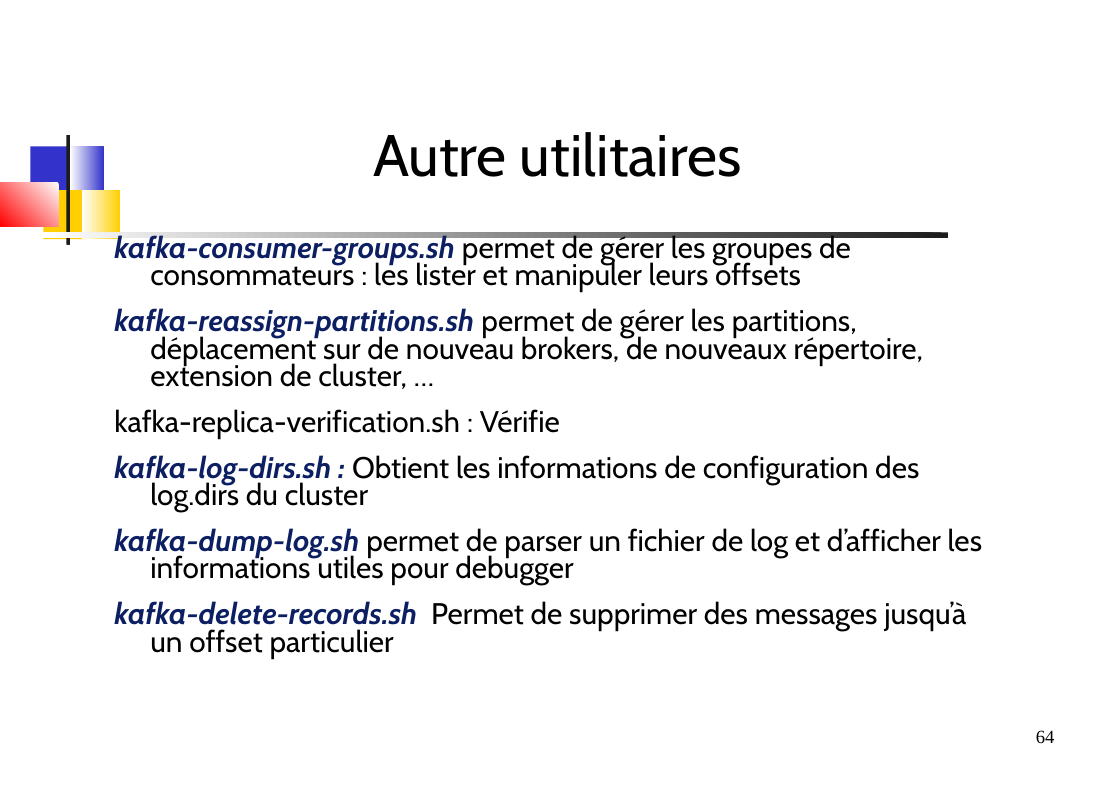
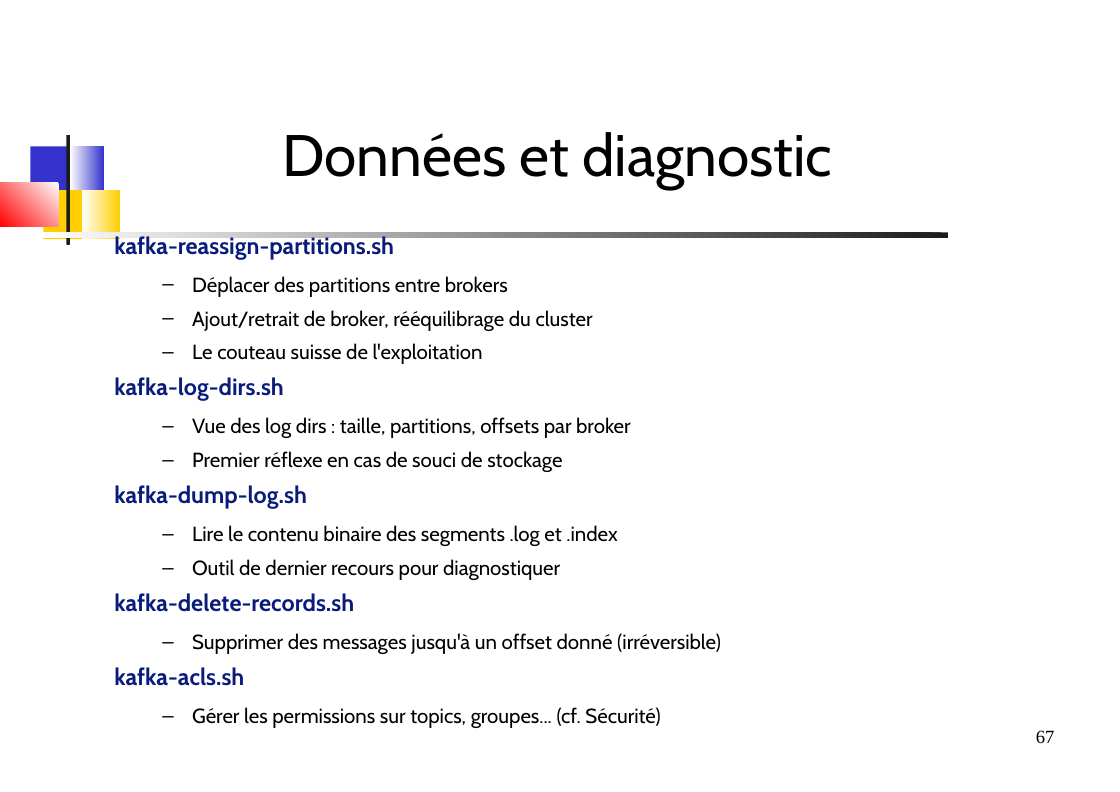
Before and after one commit to dthibau/kafka, a slide deck: slide 67 of KafkaAdmin.odp (slide 64 before the commit). Drawn at 1120x792 pixels with LibreOffice and Linux fonts; fonts in the diff are those of the drawing. Boxes give left, top, right and bottom in pixels: in the first picture for what was removed or moved away, otherwise in the second. Text is boxed around its words. In the diff, an @@ line names an element or a change of style, - is before the commit and + after.

Commit message:
oAuth + Exploit

```diff
--- a/KafkaAdmin.odp
+++ b/KafkaAdmin.odp
@@ title at (x1=282, y1=132, x2=832, y2=189): text changed @@
-Autre utilitaires
+Données et diagnostic
@@ text at (x1=114, y1=233, x2=721, y2=686): text changed; size 22.4 to 15.4 pt @@
-kafka-consumer-groups.sh permet de gérer les groupes de consommateurs : les lister et manipuler leurs offsets
-kafka-reassign-partitions.sh permet de gérer les partitions, déplacement sur de nouveau brokers, de nouveaux répertoire, extension de cluster, …
-kafka-replica-verification.sh : Vérifie
-kafka-log-dirs.sh : Obtient les informations de configuration des log.dirs du cluster
-kafka-dump-log.sh permet de parser un fichier de log et d’afficher les informations utiles pour debugger
-kafka-delete-records.sh Permet de supprimer des messages jusqu’à un offset particulier
+kafka-reassign-partitions.sh
+  – Déplacer des partitions entre brokers
+  – Ajout/retrait de broker, rééquilibrage du cluster
+  – Le couteau suisse de l'exploitation
+kafka-log-dirs.sh
+  – Vue des log dirs : taille, partitions, offsets par broker
+  – Premier réflexe en cas de souci de stockage
+kafka-dump-log.sh
+  – Lire le contenu binaire des segments .log et .index
+  – Outil de dernier recours pour diagnostiquer
+kafka-delete-records.sh
+  – Supprimer des messages jusqu'à un offset donné (irréversible)
+kafka-acls.sh
+  – Gérer les permissions sur topics, groupes... (cf. Sécurité)
@@ page number at (x1=1036, y1=730, x2=1055, y2=743): text changed @@
-64
+67
```
Also in this commit, not shown: 55 other slides changed, 98 slides added, 73 slides removed, 23 other files.
